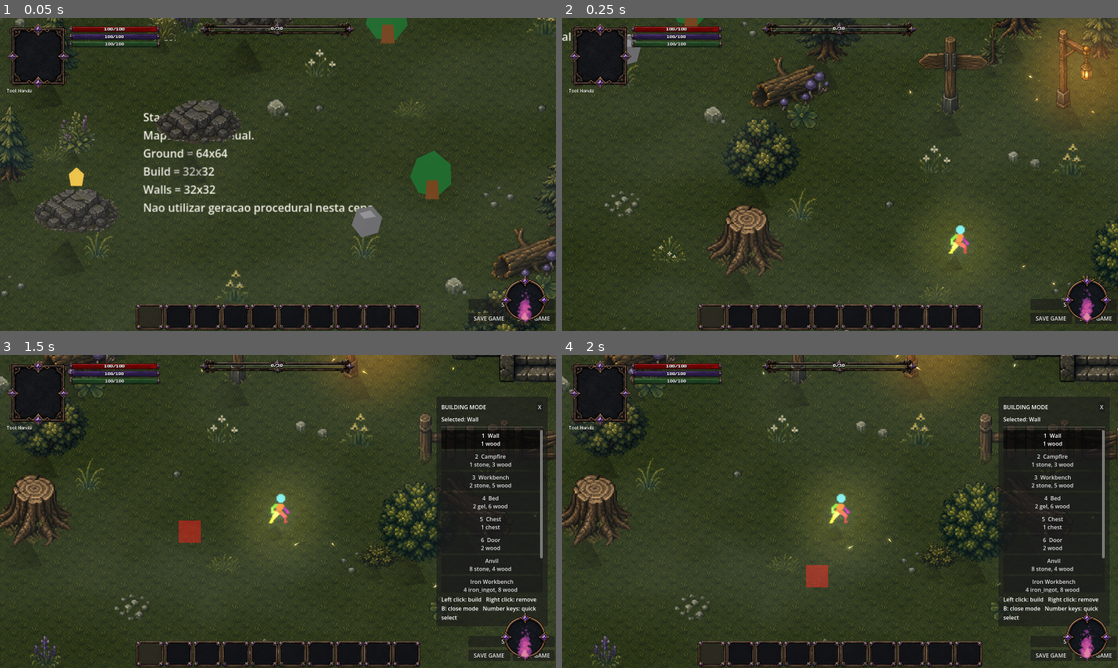
Above: before the commit, frames 1-4 (two rows, left to right).
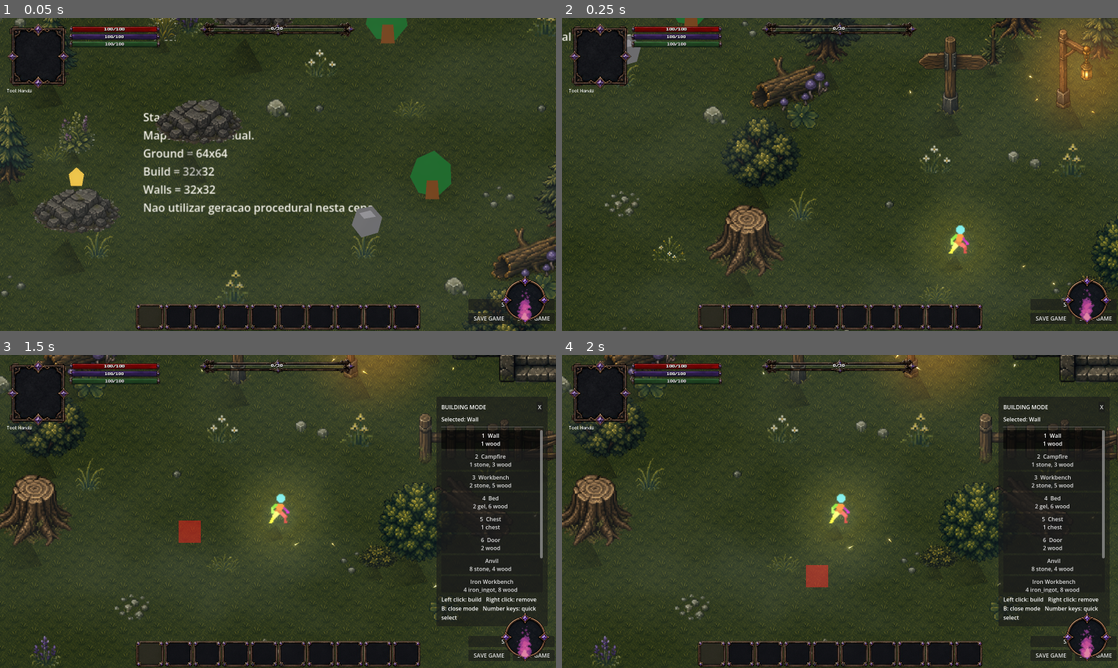
Above: after the commit, the same moments.

Repository: ramonsamagaio/Oathwake-Main
Game: Godot game, scene res://scenes/game/Game.tscn
The game is run twice, just before and just after one commit, with the same random seed, the same clock (stepped at 60 frames per second) and the same inputs. This scene is started directly instead of the project's main scene.
Inputs (mouse positions are in pixels of both pictures, inside the frame that each line leads up to):
- Up to frame 1 (0.05 s): no input
- Up to frame 2 (0.25 s): no input
- Up to frame 3 (1.5 s): tap Enter at 0.5 s; move the mouse to (400, 495) at 0.52 s; hold D 0.53-1.25 s; tap B at 0.6 s; click (400, 495) at 0.67 s; tap Space at 0.77 s; drag from (166, 527) to (250, 574) at 1.27 s
- Up to frame 4 (2 s): no input

The runs differ from the first frame. In frame 1, 0.3% of the frame differs, in the area x 0-100%, y 0-100%; in frame 2, 0.4%; in frame 3, 0.4%, in the area x 1-80%, y 13-67%; in frame 4, 0.3%.

Commit message:
Auto-wire authored water and micro environment visuals

Diff:
--- a/scripts/maps/MapRoot.gd
+++ b/scripts/maps/MapRoot.gd
@@ -75,7 +75,7 @@
 	_ensure_world_visual_director()
 	_ensure_functional_ground()
 	call_deferred("_configure_authored_prop_presentation")
-	call_deferred("_configure_authored_foliage_layers")
+	call_deferred("_configure_authored_environment_layers")
 
 
 func _ensure_world_visual_director() -> void:
@@ -95,6 +95,8 @@
 	var prop_sprites: Array[Sprite2D] = []
 	_collect_authored_prop_sprites(_props_root, prop_sprites)
 	for sprite in prop_sprites:
+		if _world_visual_director != null and _world_visual_director.has_method("register_authored_sprite"):
+			_world_visual_director.call("register_authored_sprite", sprite)
 		if not _is_depth_sorted_authored_prop(sprite):
 			continue
 		var line_ratio := _get_authored_prop_depth_ratio(sprite)
@@ -106,17 +108,17 @@
 			"z_index": -1,
 		}
 		DirectionalShadowRuntime.apply_to_sprite(sprite, shadow_config)
-		if _world_visual_director != null and _world_visual_director.has_method("register_authored_sprite"):
-			_world_visual_director.call("register_authored_sprite", sprite)
-
-
-func _configure_authored_foliage_layers() -> void:
+
+
+func _configure_authored_environment_layers() -> void:
 	if _props_root == null or _world_visual_director == null:
 		return
 	var layers: Array[CanvasItem] = []
-	_collect_authored_foliage_layers(_props_root, layers)
+	_collect_authored_environment_layers(_props_root, layers)
 	for layer in layers:
-		if _world_visual_director.has_method("register_authored_foliage_layer"):
+		if _world_visual_director.has_method("register_authored_environment_layer"):
+			_world_visual_director.call("register_authored_environment_layer", layer)
+		elif _world_visual_director.has_method("register_authored_foliage_layer"):
 			_world_visual_director.call("register_authored_foliage_layer", layer)
 
 
@@ -128,14 +130,16 @@
 			_collect_authored_prop_sprites(child, output)
 
 
-func _collect_authored_foliage_layers(node: Node, output: Array[CanvasItem]) -> void:
+func _collect_authored_environment_layers(node: Node, output: Array[CanvasItem]) -> void:
 	for child in node.get_children():
 		if child is TileMapLayer:
 			var name_text := str(child.name).to_lower()
-			if name_text.contains("grass") or name_text.contains("foliage") or name_text.contains("vegetation"):
-				output.append(child as CanvasItem)
+			for token in ["grass", "foliage", "vegetation", "water", "river", "lake", "pond", "stream", "agua", "água"]:
+				if name_text.contains(token):
+					output.append(child as CanvasItem)
+					break
 		if child is Node and not (child as Node).is_in_group("persistent_content_visual"):
-			_collect_authored_foliage_layers(child, output)
+			_collect_authored_environment_layers(child, output)
 
 
 func _is_depth_sorted_authored_prop(sprite: Sprite2D) -> bool:
